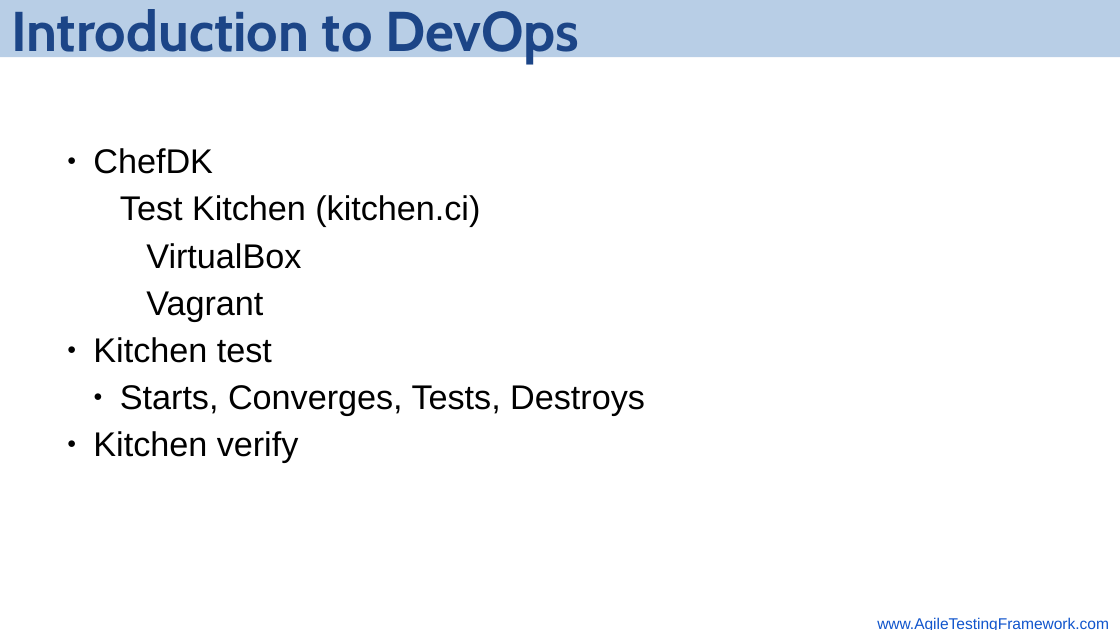
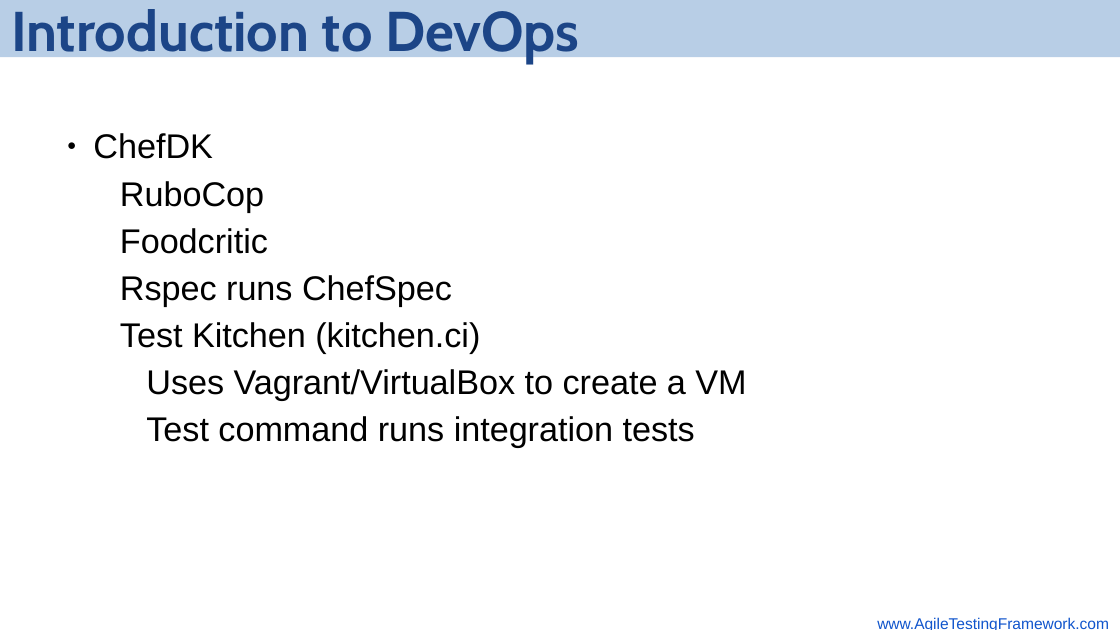
Before and after one commit to srufle/meetup-devops, a slide deck: slide 3 of meetup-devops-slides.odp. Drawn at 1120x630 pixels with LibreOffice and Linux fonts; fonts in the diff are those of the drawing; background and template pictures are left out. Boxes give left, top, right and bottom in pixels: in the first picture for what was removed or moved away, otherwise in the second. Text is boxed around its words. In the diff, an @@ line names an element or a change of style, - is before the commit and + after.

```diff
--- a/meetup-devops-slides.odp
+++ b/meetup-devops-slides.odp
@@ text at bbox=[120, 181, 452, 306]: paragraphs added @@
+  ● RuboCop
+  ● Foodcritic
+  ● Rspec runs ChefSpec
@@ text at bbox=[146, 369, 746, 448]: text changed @@
-    ● VirtualBox
-    ● Vagrant
-● Kitchen test
-  ● Starts, Converges, Tests, Destroys
-● Kitchen verify
+    ● Uses Vagrant/VirtualBox to create a VM
+    ● Test command runs integration tests
```
Also in this commit, not shown: 2 slides added, 1 other file.
